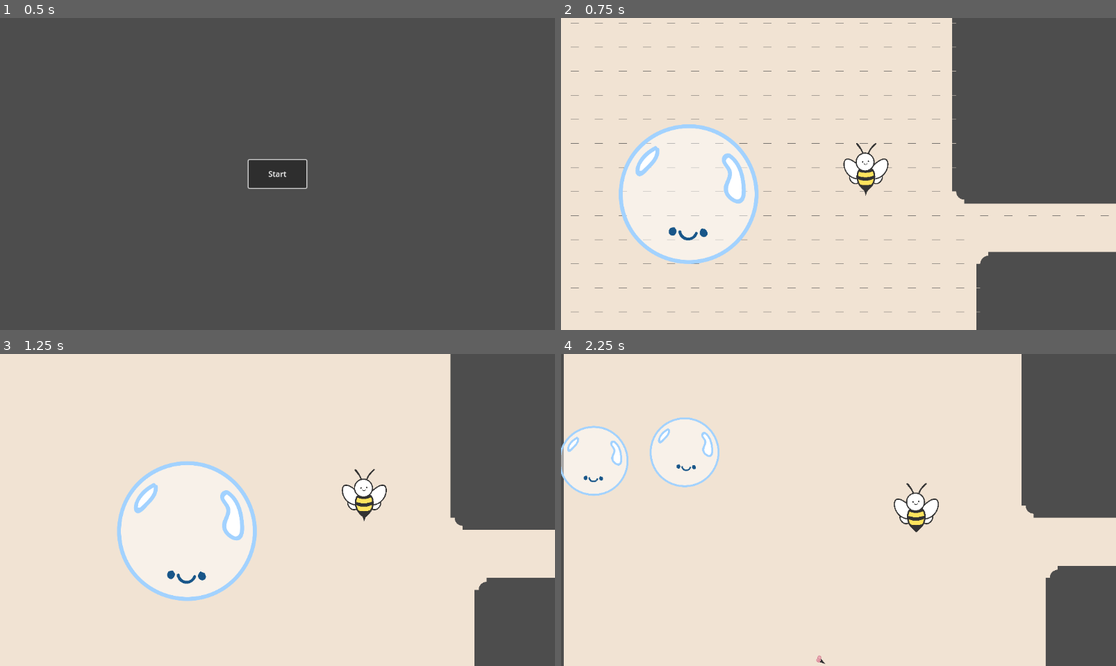
Above: before the commit, frames 1-4 (two rows, left to right).
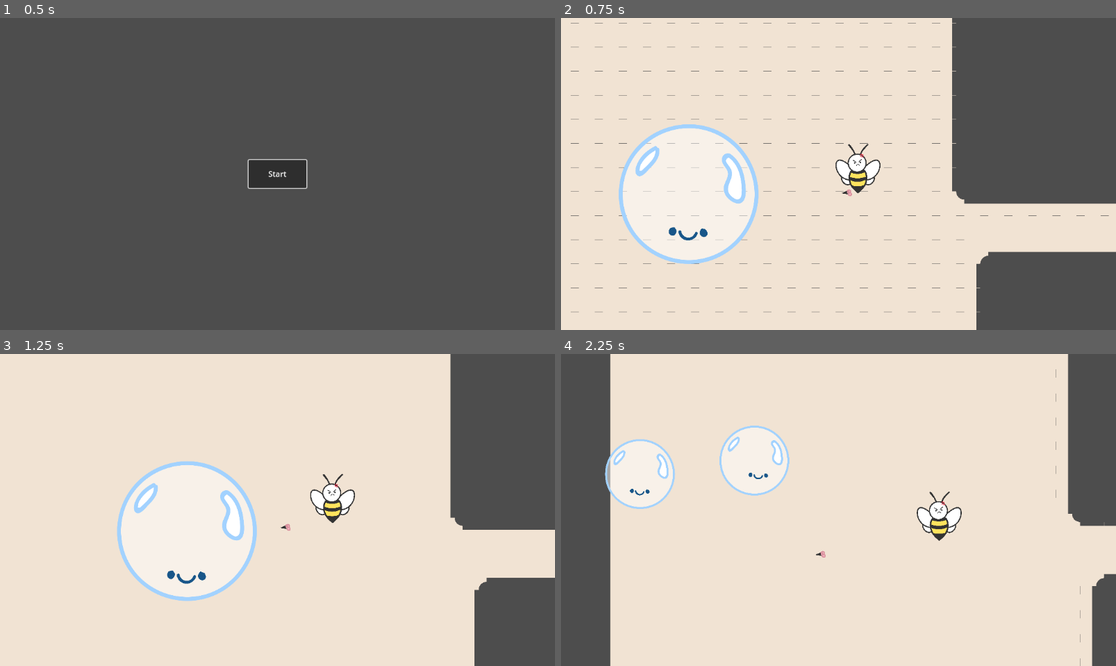
Above: after the commit, the same moments.

Repository: theascone/ggj25
Game: Godot game, scene res://scenes/menu.tscn
The game is run twice, just before and just after one commit, with the same random seed, the same clock (stepped at 60 frames per second) and the same inputs.
Inputs:
- Up to frame 1 (0.5 s): no input
- Up to frame 2 (0.75 s): click "Start" at 0.5 s
- Up to frame 3 (1.25 s): no input
- Up to frame 4 (2.25 s): hold Space (split) 1.28-2.03 s; hold D (move_right) from 1.28 s (still down); tap W (move_up) at 1.52 s; tap Space (split) at 2.1 s

Frame 1 is identical in both runs. In frame 2, 0.7% of the frame differs, in the area x 49-60%, y 40-58%; in frame 3, 1.2%; in frame 4, 18%, in the area x 0-100%, y 0-100%.

Commit message:
fixed bee again

Diff:
--- a/scenes/enemy_stinger.tscn
+++ b/scenes/enemy_stinger.tscn
@@ -61,6 +61,9 @@
 [node name="CollisionPolygon2D" type="CollisionPolygon2D" parent="Area2D"]
 polygon = PackedVector2Array(-20, -58, -46, -21, -47, -5, -32, 23, 0, 54, 32, 25, 47, -5, 46, -20, 22, -58)
 
+[node name="CollisionPolygon2D" type="CollisionPolygon2D" parent="."]
+polygon = PackedVector2Array(2, 43, 26, 18, 39, -2, 41, -18, 16, -45, -16, -45, -33, -20, -37, -9, -25, 13)
+
 [connection signal="timeout" from="StingSprite/lifetime" to="Sprite2D" method="_on_lifetime_timeout"]
 [connection signal="body_entered" from="StingSprite/Area2D" to="StingSprite" method="_on_area_2d_body_entered"]
 [connection signal="body_entered" from="Area2D" to="." method="_on_area_2d_body_entered"]
--- a/scripts/enemy_stinger.gd
+++ b/scripts/enemy_stinger.gd
@@ -2,9 +2,11 @@
 
 
 @export var SPEED = 300.0
-@export var hit_rate = 0.5
+@export var attack_area = 400.0
 @export var bee_velocity = 100.0
-@export var sting_velocity = 500.0
+@export var sting_velocity = 150.0
+
+var sting_fired = false
 
 func _ready():
 	$AnimatedSprite2D.play("regular_smile")
@@ -15,13 +17,26 @@
 	if player.controlled == null:
 		return
 	var dir = (player.controlled.position - position).normalized()
-	var query = PhysicsRayQueryParameters2D.create(position, dir*200.0)
+	var query = PhysicsRayQueryParameters2D.create(position, dir * attack_area)
 	var result = space_state.intersect_ray(query)
 	if result.size() != 0:
 		if result["collider"] == player.controlled:
+			$AnimatedSprite2D.play("angry")
 			velocity = bee_velocity * dir
-			$StingSprite.rotation = (dir * Vector2(-1, 1)).angle_to(Vector2(0, 1))
-			$StingSprite.dir = dir
-			$StingSprite.sting_speed = 500.0
+
+			if not sting_fired:
+				#velocity = bee_velocity * dir
+				$StingSprite.rotation = (dir * Vector2(-1, 1)).angle_to(Vector2(0, 1))
+				$StingSprite.dir = dir
+				$StingSprite.sting_speed = sting_velocity
+				sting_fired = true
+		else:
+			$AnimatedSprite2D.play("regular_smile")
+			velocity = Vector2(0.0, 0.0)
 
 	move_and_slide()
+
+
+func _on_area_2d_body_entered(body: Node2D) -> void:
+	if body is Bubble:
+		body.pop()
Not shown, added: assets/animations/wind/wind_01.png.import
Not shown, added: assets/animations/wind/wind_02.png.import
Not shown, added: assets/animations/wind/wind_03.png.import
Not shown, added: assets/animations/wind/wind_04.png.import
Not shown, added: assets/animations/wind/wind_05.png.import
Not shown, added: assets/animations/wind/wind_06.png.import
Not shown, added: assets/animations/wind/wind_07.png.import
Not shown: 1 places in scenes/level1.tscn that only renumber resources
